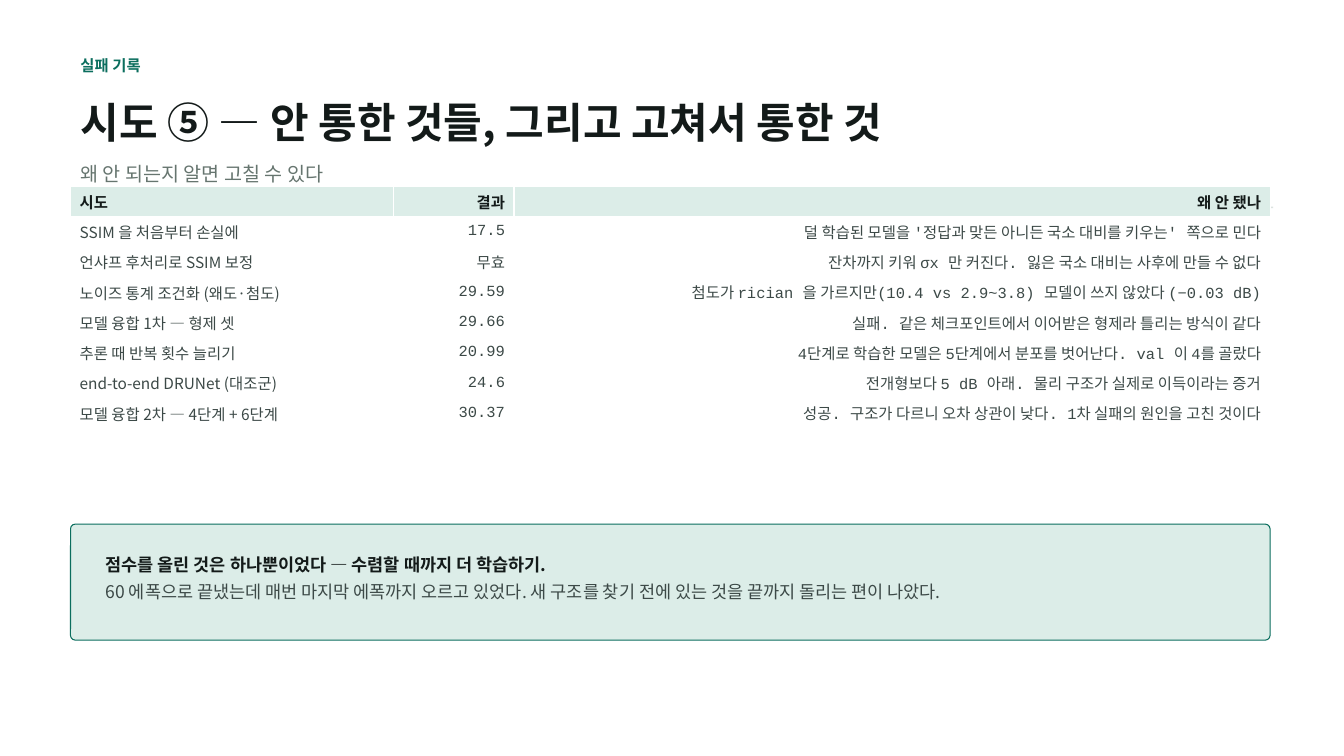
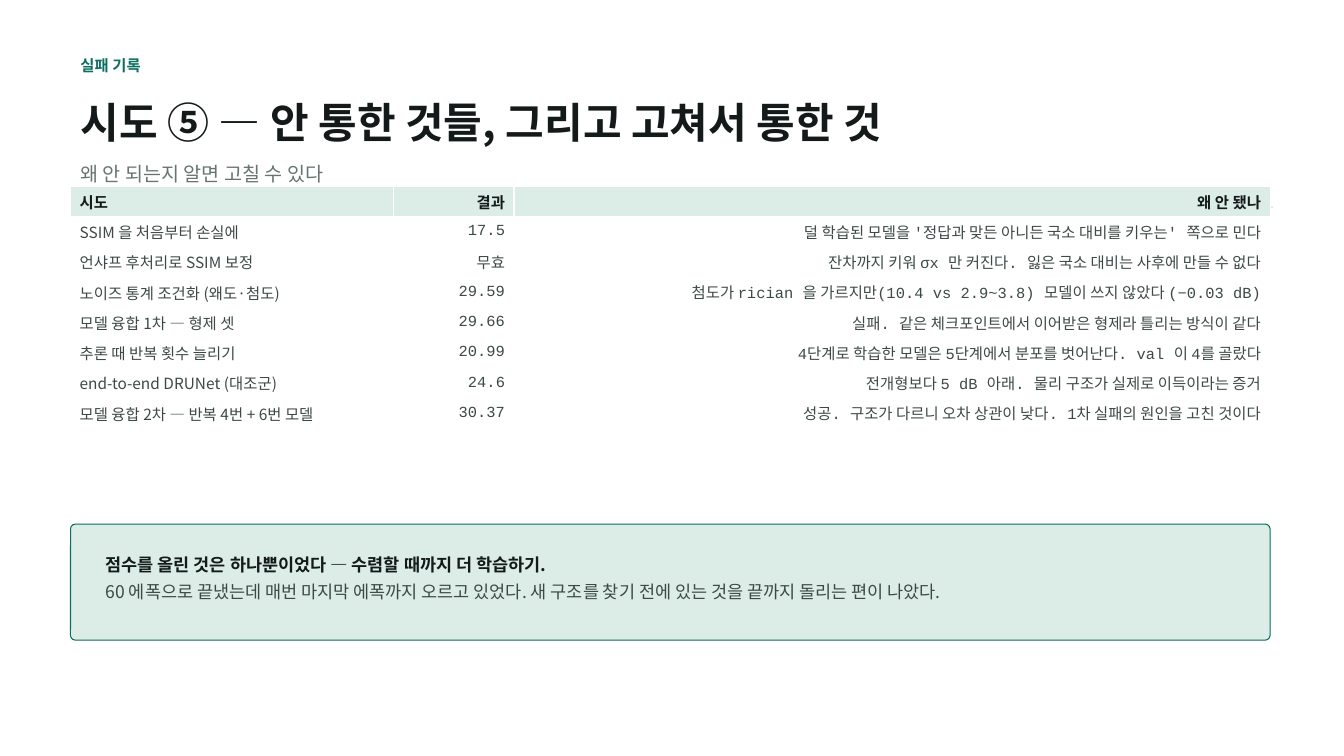
Before and after one commit to kithhooni-commits/ds-practice, a slide deck: slide 13 of 실습5/실습5_day3_발표.pptx. Drawn at 1344x756 pixels with LibreOffice and Linux fonts; fonts in the diff are those of the drawing. Boxes give left, top, right and bottom in pixels: in the first picture for what was removed or moved away, otherwise in the second. Text is boxed around its words. In the diff, an @@ line names an element or a change of style, - is before the commit and + after.

```diff
--- a/실습5/실습5_day3_발표.pptx
+++ b/실습5/실습5_day3_발표.pptx
@@ table at bbox=[71, 187, 1270, 429] @@
-row 8, column 1: 모델 융합 2차 — 4단계 + 6단계
+row 8, column 1: 모델 융합 2차 — 반복 4번 + 6번 모델
```
Also in this commit, not shown: 3 other slides changed, 1 other file.
